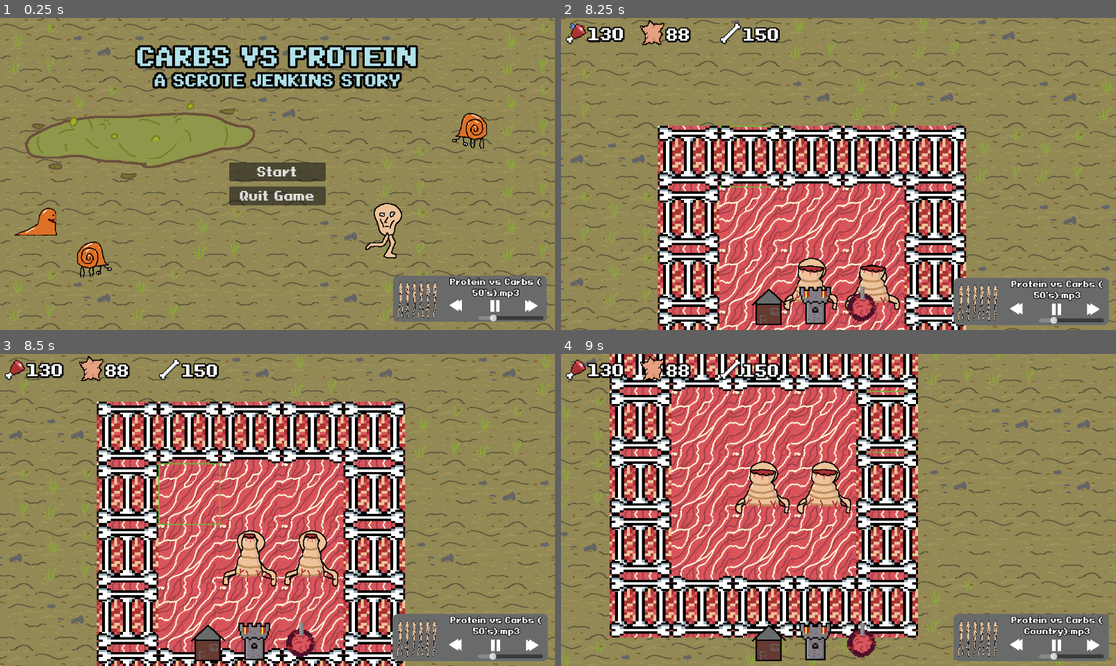
Above: before the commit, frames 1-4 (two rows, left to right).
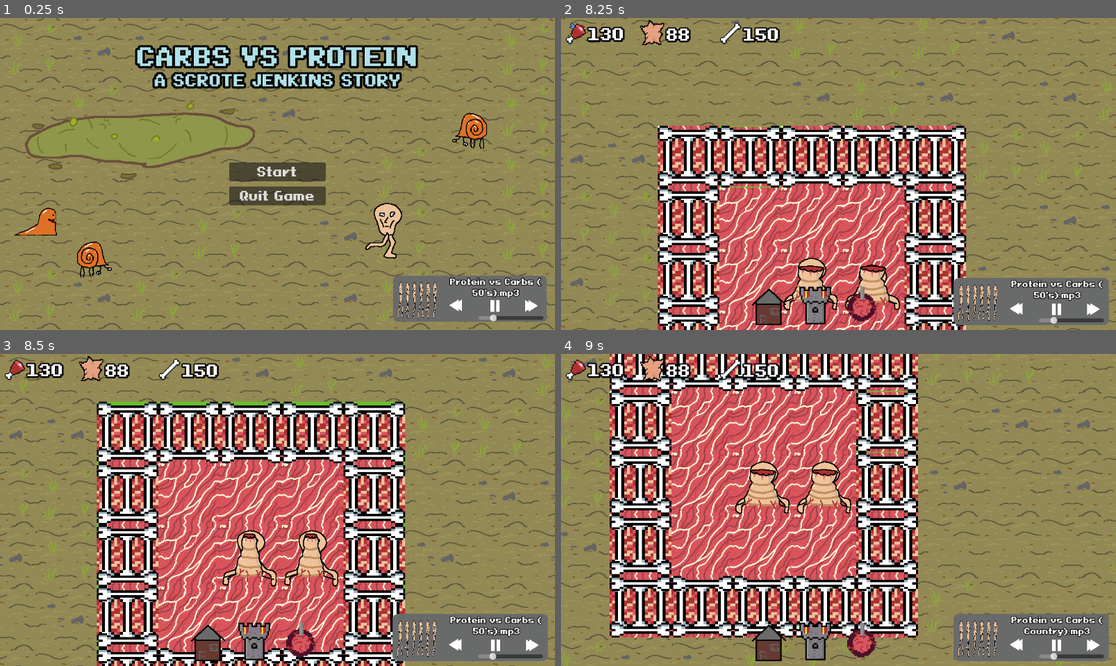
Above: after the commit, the same moments.

Repository: PhilipSBeck/Ludum-Dare-56
Game: Godot game, scene res://Levels/TitleScreen.tscn
Same seed, same stepped clock (60 frames per second), same inputs: the game is played once before the commit and once after it. Sound files missing from this copy of the repository are replaced by a short silence.
Inputs (mouse positions are in pixels of both pictures, inside the frame that each line leads up to):
- Up to frame 1 (0.25 s): no input
- Up to frame 2 (8.25 s): click "Start" at 0.5 s; click (1093, 308) at 1.25 s; click (1093, 308) at 2 s; click (816, 308) at 2.75 s; click (860, 308) at 3.5 s; click (771, 308) at 4.25 s; click (1016, 308) at 5 s; click (1054, 308) at 5.75 s; click (1054, 308) at 6.5 s; tap Enter at 7.25 s; move the mouse to (960, 158) at 7.27 s; hold Right (ui_right) 7.28-8.03 s; tap 1 (One, bound only after the commit) at 7.35 s; tap 3 (Three, bound only after the commit) at 7.55, 8.1 s; move the mouse to (727, 189) at 8.02 s; hold Down (ui_down) from 8.03 s (still down)
- Up to frame 3 (8.5 s): keep holding Down (ui_down); tap 2 (Two, bound only after the commit) at 8.3 s
- Up to frame 4 (9 s): move the mouse to (894, 441) at 8.77 s; release Down (ui_down) at 8.78 s; hold Right (ui_right) from 8.78 s (still down); tap 2 (Two, bound only after the commit) at 8.85 s

Frames 1-2 are identical in both runs. In frame 3, 0.8% of the frame differs, in the area x 17-73%, y 15-97%; in frame 4, nothing differs.

Commit message:
Hotkeys + Gitignore for Release folder and zip

Diff:
--- a/Scripts/HUD/main_hud.gd
+++ b/Scripts/HUD/main_hud.gd
@@ -18,7 +18,14 @@
 
 # Called every frame. 'delta' is the elapsed time since the previous frame.
 func _process(delta: float) -> void:
-	pass
+	if Input.is_action_just_pressed("One"):
+		_on_house_place_btn_pressed()
+	if Input.is_action_just_pressed("Two"):
+		_on_tower_place_btn_pressed()
+	if Input.is_action_just_pressed("Three"):
+		_on_turret_place_btn_pressed()
+
+
 
 
 func increase_meat(amount: int) -> void:
--- a/project.godot
+++ b/project.godot
@@ -79,6 +79,21 @@
 "events": [Object(InputEventKey,"resource_local_to_scene":false,"resource_name":"","device":-1,"window_id":0,"alt_press …(195 unchanged characters)…
 ]
 }
+One={
+"deadzone": 0.5,
+"events": [Object(InputEventKey,"resource_local_to_scene":false,"resource_name":"","device":-1,"window_id":0,"alt_pressed":false,"shift_pressed":false,"ctrl_pressed":false,"meta_pressed":false,"pressed":false,"keycode":0,"physical_keycode":49,"key_label":0,"unicode":49,"location":0,"echo":false,"script":null)
+]
+}
+Two={
+"deadzone": 0.5,
+"events": [Object(InputEventKey,"resource_local_to_scene":false,"resource_name":"","device":-1,"window_id":0,"alt_pressed":false,"shift_pressed":false,"ctrl_pressed":false,"meta_pressed":false,"pressed":false,"keycode":0,"physical_keycode":50,"key_label":0,"unicode":50,"location":0,"echo":false,"script":null)
+]
+}
+Three={
+"deadzone": 0.5,
+"events": [Object(InputEventKey,"resource_local_to_scene":false,"resource_name":"","device":-1,"window_id":0,"alt_pressed":false,"shift_pressed":false,"ctrl_pressed":false,"meta_pressed":false,"pressed":false,"keycode":0,"physical_keycode":51,"key_label":0,"unicode":51,"location":0,"echo":false,"script":null)
+]
+}
 
 [layer_names]
 
Not shown, changed: icon.png.import
Not shown, changed: .gitignore
